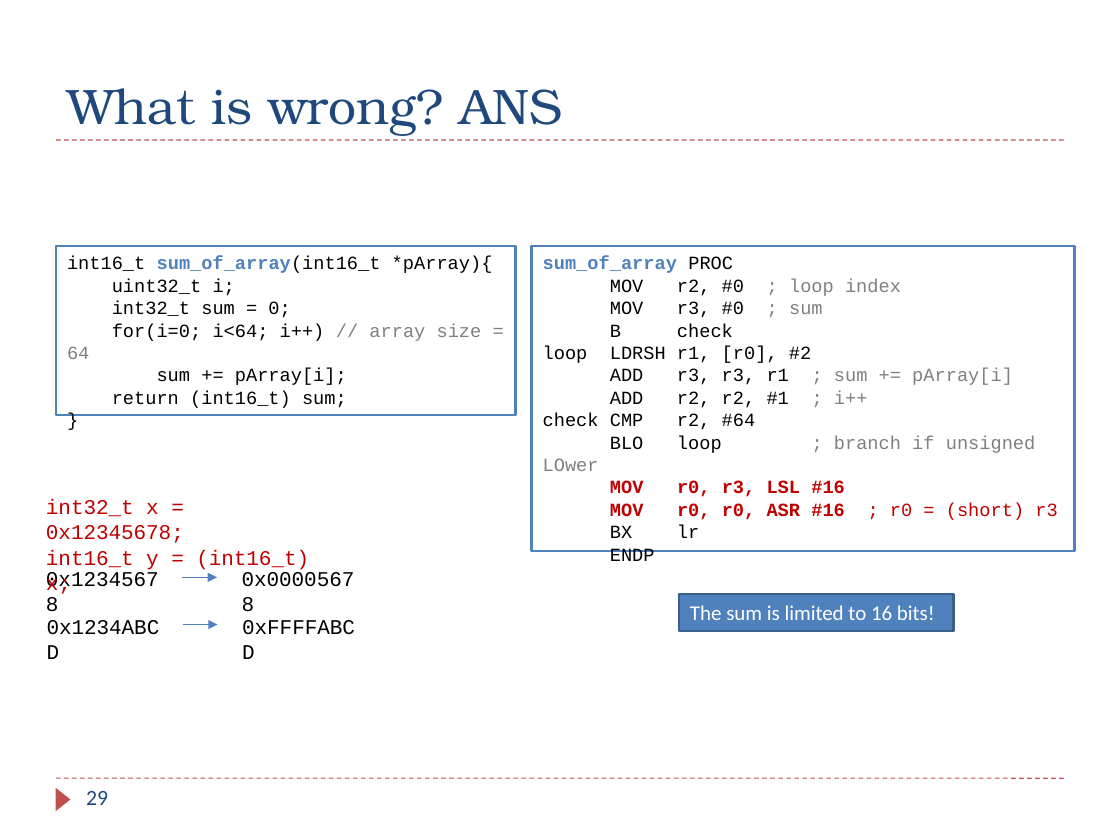
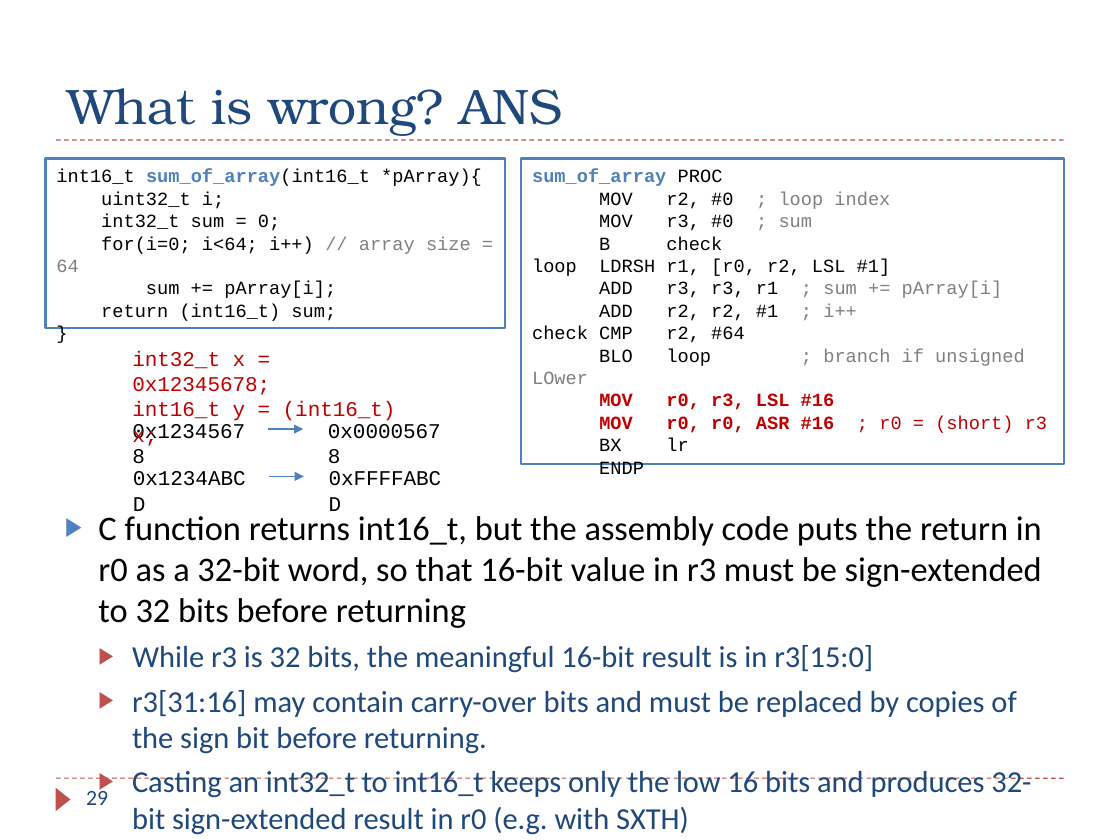
Before and after one commit to guhofstra/CSC111Fa25, a slide deck: slide 29 of PPTs/Ch8_ARM_Subroutines_Exercises ANS.pptx. Drawn at 1120x840 pixels with LibreOffice and Linux fonts; fonts in the diff are those of the drawing. Boxes give left, top, right and bottom in pixels: in the first picture for what was removed or moved away, otherwise in the second. Text is boxed around its words. In the diff, an @@ line names an element or a change of style, - is before the commit and + after.

```diff
--- a/PPTs/Ch8_ARM_Subroutines_Exercises ANS.pptx
+++ b/PPTs/Ch8_ARM_Subroutines_Exercises ANS.pptx
@@ rectangle "int16_t sum_of_array(int16_t *pArray){": place and size @@
-rectangle "int16_t sum_of_array(int16_t *pArray){" at (56, 245, 515, 414)
+rectangle "int16_t sum_of_array(int16_t *pArray){" at (46, 159, 505, 328)
@@ rectangle "sum_of_array PROC": place and size @@
-rectangle "sum_of_array PROC" at (532, 245, 1075, 551)
+rectangle "sum_of_array PROC" at (521, 159, 1064, 465)
@@ text in rectangle at (532, 259, 891, 276): text changed @@
-loop LDRSH r1, [r0], #2
+loop LDRSH r1, [r0, r2, LSL #1]
@@ arrow moved from (181, 577) - (217, 577) to (269, 429) - (304, 429) @@
@@ 5 texts, 1 arrow: place and size @@
-5 texts, 1 arrow at (35, 499, 370, 645)
+5 texts, 1 arrow at (121, 351, 456, 496)
@@ text added at (98, 516, 1042, 835), 19.6 pt, text #1F497D @@
+▶ C function returns int16_t, but the assembly code puts the return in r0 as a 32-bit word, so that 16-bit value in r3 must be sign-extended to 32 bits before returning
+  ▶ While r3 is 32 bits, the meaningful 16-bit result is in r3[15:0]
+  ▶ r3[31:16] may contain carry-over bits and must be replaced by copies of the sign bit before returning.
+  ▶ Casting an int32_t to int16_t keeps only the low 16 bits and produces 32-bit sign-extended result in r0 (e.g. with SXTH)
@@ rectangle removed at (679, 595, 953, 632) @@
-The sum is limited to 16 bits!
```
Also in this commit, not shown: 5 other slides changed, 3 slides added, 4 other files.
